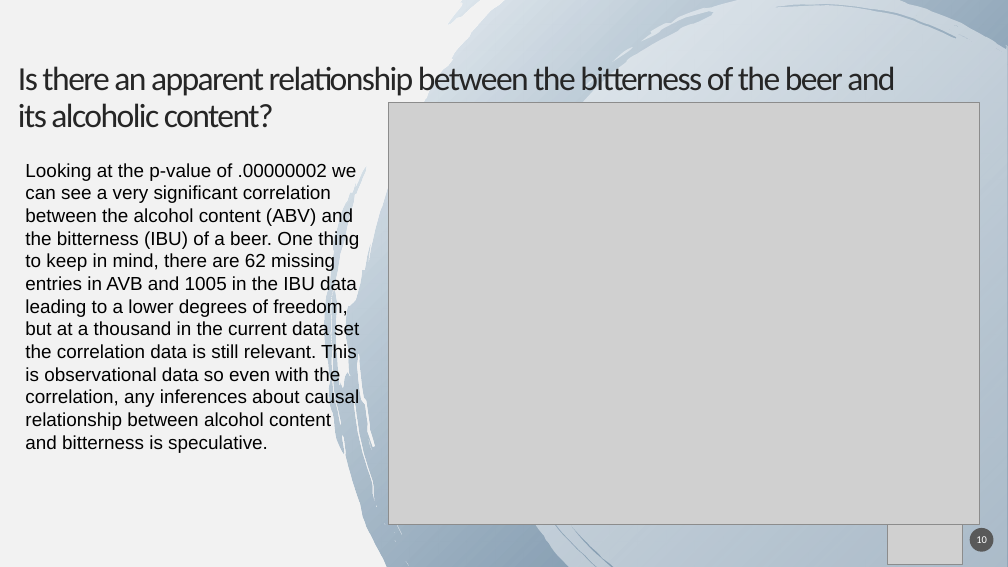
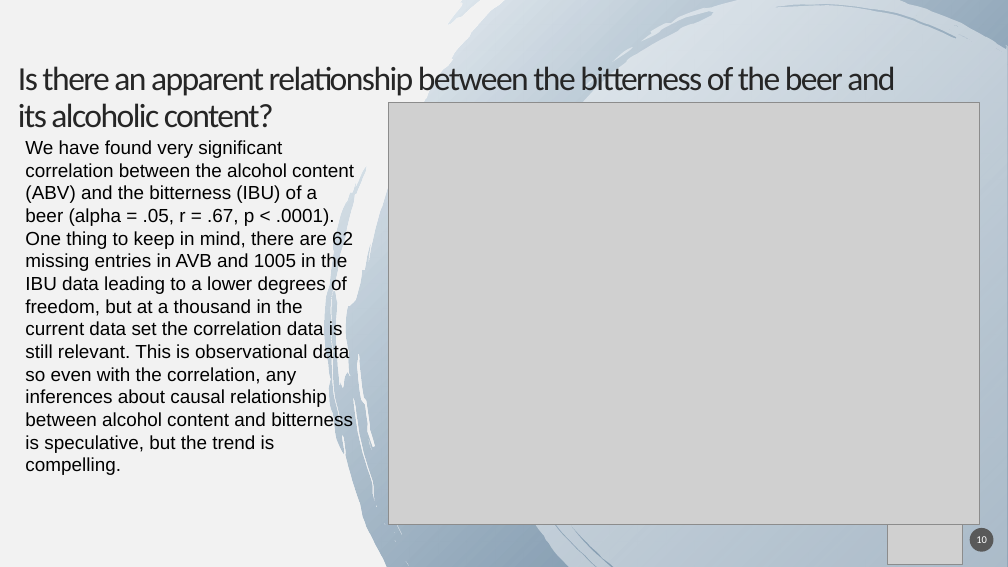
Before and after one commit to RudranilMitra/BeersAndBreweries, a slide deck: slide 10 of 2019 Brew Forward Project.pptx. Drawn at 1008x567 pixels with LibreOffice and Linux fonts; fonts in the diff are those of the drawing; grey boxes stand for pictures; background and template pictures are left out. Boxes give left, top, right and bottom in pixels: in the first picture for what was removed or moved away, otherwise in the second. Text is boxed around its words. In the diff, an @@ line names an element or a change of style, - is before the commit and + after.

Commit message:
fixed a typo and made the state solution a positive one

```diff
--- a/2019 Brew Forward Project.pptx
+++ b/2019 Brew Forward Project.pptx
@@ text at (x1=25, y1=140, x2=354, y2=475): text changed @@
-Looking at the p-value of .00000002 we can see a very significant correlation between the alcohol content (ABV) and the bitterness (IBU) of a beer. One thing to keep in mind, there are 62 missing entries in AVB and 1005 in the IBU data leading to a lower degrees of freedom, but at a thousand in the current data set the correlation data is still relevant. This is observational data so even with the correlation, any inferences about causal relationship between alcohol content and bitterness is speculative.
+We have found very significant correlation between the alcohol content (ABV) and the bitterness (IBU) of a beer (alpha = .05, r = .67, p < .0001). One thing to keep in mind, there are 62 missing entries in AVB and 1005 in the IBU data leading to a lower degrees of freedom, but at a thousand in the current data set the correlation data is still relevant. This is observational data so even with the correlation, any inferences about causal relationship between alcohol content and bitterness is speculative, but the trend is compelling.
```
Also in this commit, not shown: 2 other slides changed.
